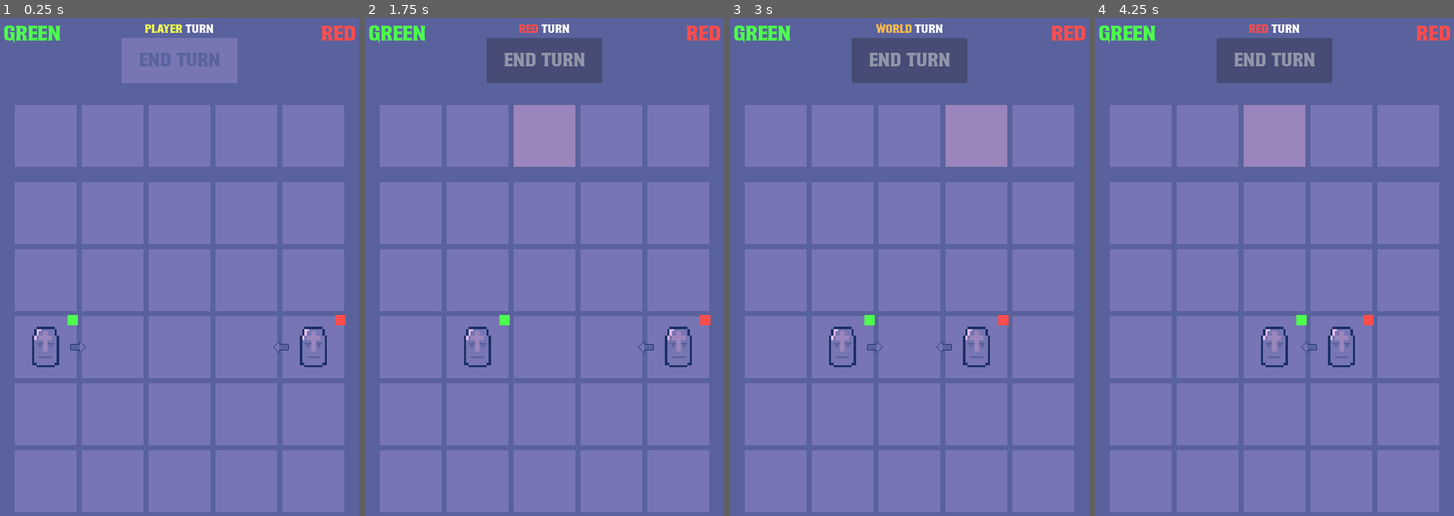
Above: before the commit, frames 1-4 (left to right).
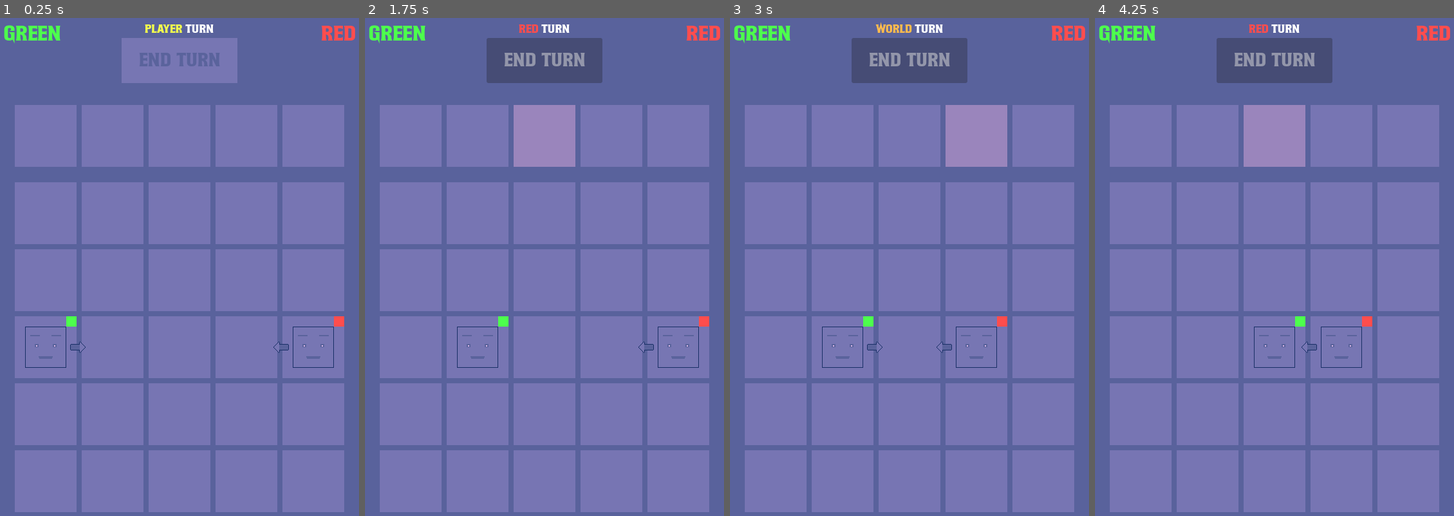
Above: after the commit, the same moments.

Repository: frostblooded/influencer
Game: Godot game, scene res://scenes/levels/level_1.tscn
The game is run twice, just before and just after one commit, with the same random seed, the same clock (stepped at 60 frames per second) and the same inputs.
Inputs (mouse positions are in pixels of both pictures, inside the frame that each line leads up to):
- Up to frame 1 (0.25 s): no input
- Up to frame 2 (1.75 s): click "End turn" at 0.5 s; tap Enter at 1.25 s; drag from (411, 137) to (544, 137) at 1.27 s
- Up to frame 3 (3 s): tap Space at 2 s; drag from (841, 137) to (977, 137) at 2.02 s; click "End turn" at 2.75 s
- Up to frame 4 (4.25 s): tap Enter at 3.5 s; move the mouse to (1274, 137) at 3.52 s; click (1274, 137) at 3.67 s

The runs differ from the first frame. In frame 1, 0.7% of the frame differs, in the area x 6-97%, y 59-71%; in frame 2, 0.7%; in frame 3, 0.7%; in frame 4, 0.7%, in the area x 44-78%, y 59-71%.

Commit message:
Change soldier sprite and make it more uniform as 64x64

Diff:
--- a/scenes/unit.tscn
+++ b/scenes/unit.tscn
@@ -19,11 +19,10 @@
 
 [node name="Sprite2D" type="Sprite2D" parent="."]
 position = Vector2(1.90735e-06, 1.90735e-06)
-scale = Vector2(3.5, 3.5)
 texture = ExtResource("1_b1kv1")
 
 [node name="FactionSprite2D" type="Sprite2D" parent="."]
-position = Vector2(42, -42)
+position = Vector2(40, -40)
 scale = Vector2(0.0625, 16.25)
 texture = SubResource("GradientTexture1D_bg3yp")
 
Binary file changed: assets/soldier.aseprite
Binary file changed: assets/soldier.png
